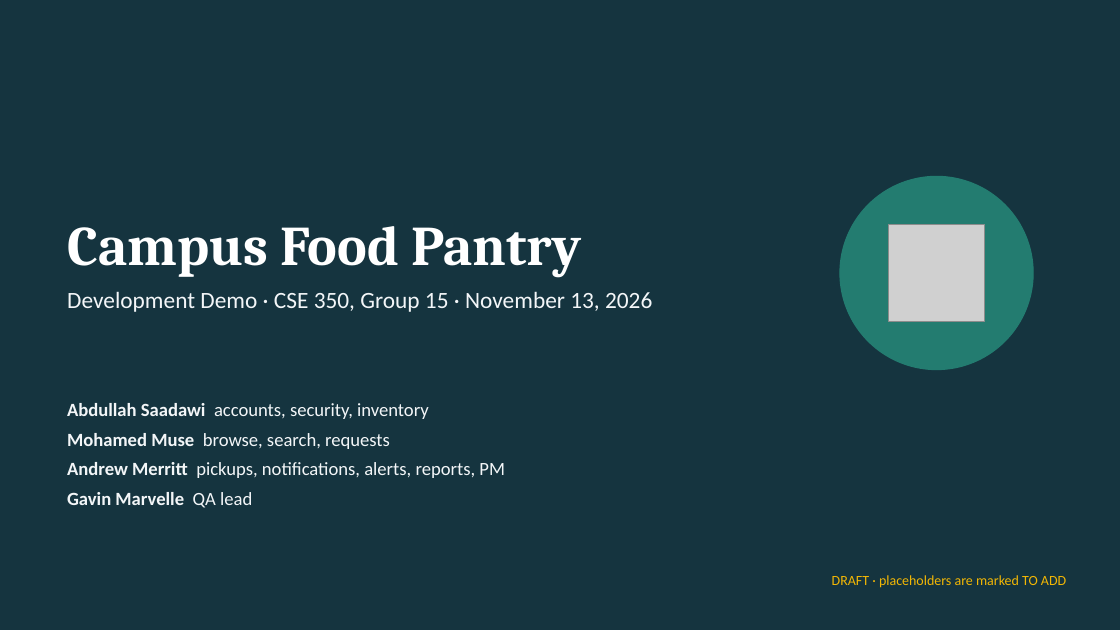
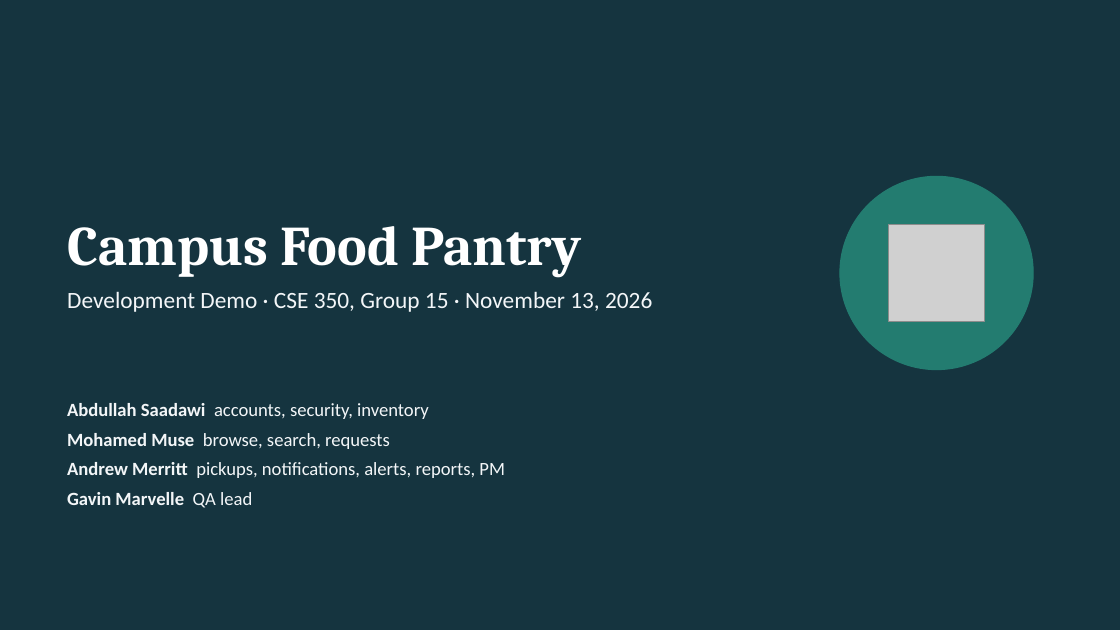
Before and after one commit to a0merr/University-Food-Pantry-CSE-350-, a slide deck: slide 1 of docs/presentation/CSE350_Demo_Deck_DRAFT.pptx. Drawn at 1120x630 pixels with LibreOffice and Linux fonts; fonts in the diff are those of the drawing; grey boxes stand for pictures. Boxes give left, top, right and bottom in pixels: in the first picture for what was removed or moved away, otherwise in the second. Text is boxed around its words. In the diff, an @@ line names an element or a change of style, - is before the commit and + after.

```diff
--- a/docs/presentation/CSE350_Demo_Deck_DRAFT.pptx
+++ b/docs/presentation/CSE350_Demo_Deck_DRAFT.pptx
@@ text removed at (832, 575, 1066, 588) @@
-DRAFT · placeholders are marked TO ADD
```
Also in this commit, not shown: 11 other slides changed, 6 other files.
